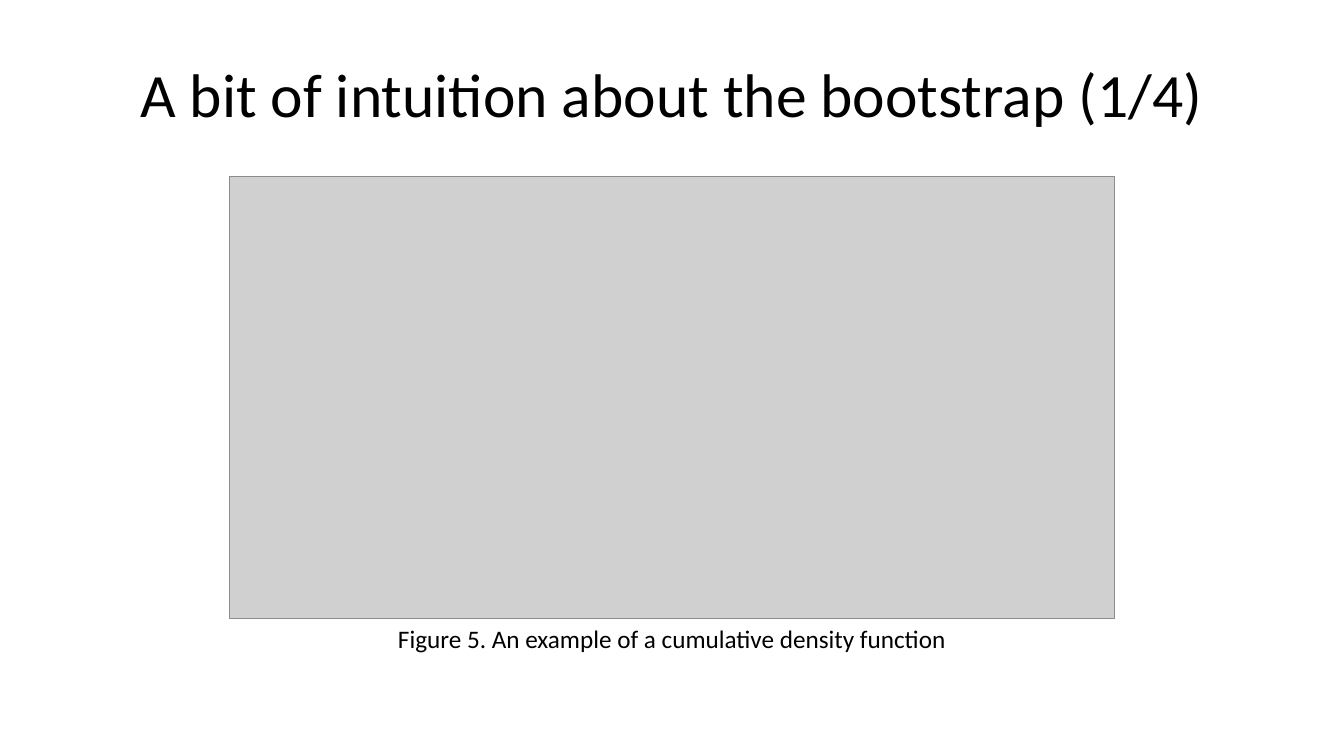
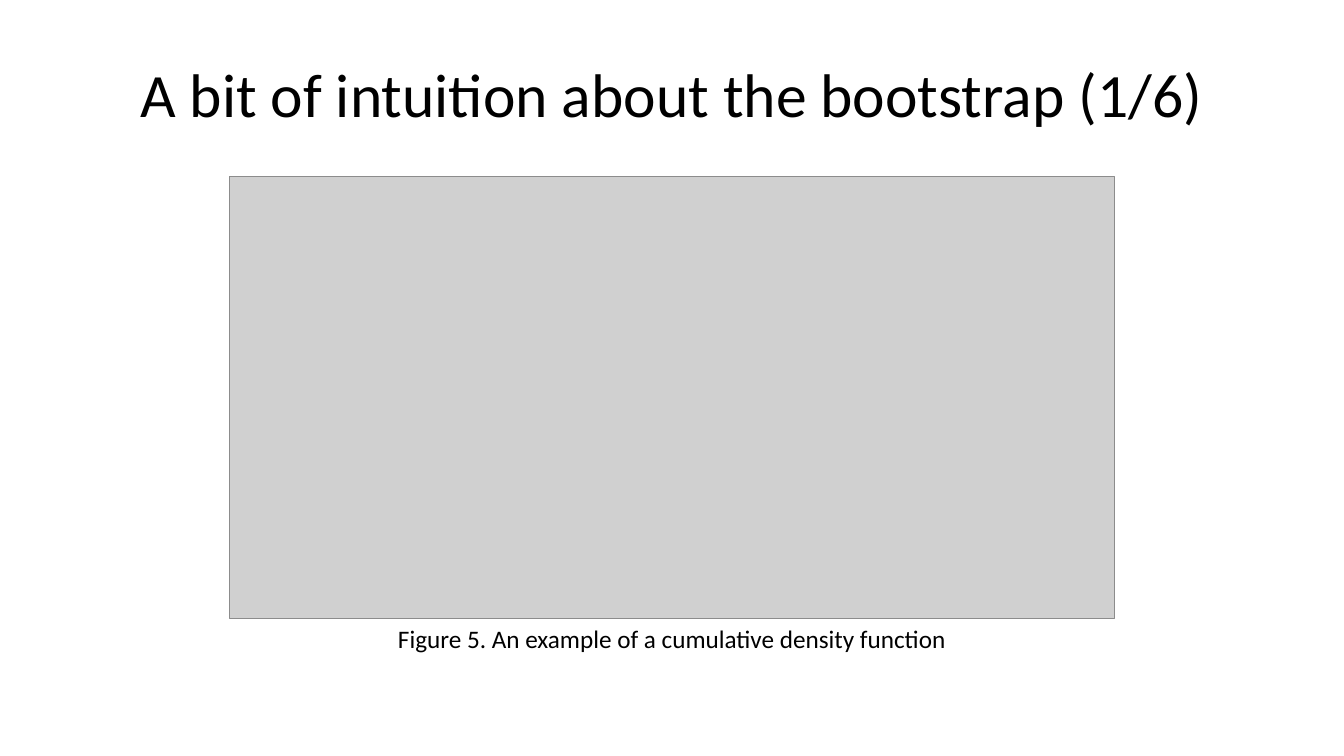
Before and after one commit to pmean/papers-and-presentations, a slide deck: slide 22 of bootstrap/src/bootstrap-slides.pptx (slide 21 before the commit). Drawn at 1344x756 pixels with LibreOffice and Linux fonts; fonts in the diff are those of the drawing; grey boxes stand for pictures. Boxes give left, top, right and bottom in pixels: in the first picture for what was removed or moved away, otherwise in the second. Text is boxed around its words. In the diff, an @@ line names an element or a change of style, - is before the commit and + after.

```diff
--- a/bootstrap/src/bootstrap-slides.pptx
+++ b/bootstrap/src/bootstrap-slides.pptx
@@ title at (x1=140, y1=72, x2=1201, y2=127): text changed @@
-A bit of intuition about the bootstrap (1/4)
+A bit of intuition about the bootstrap (1/6)
```
Also in this commit, not shown: 16 other slides changed, 8 slides added, 6 slides removed, 6 other files.
